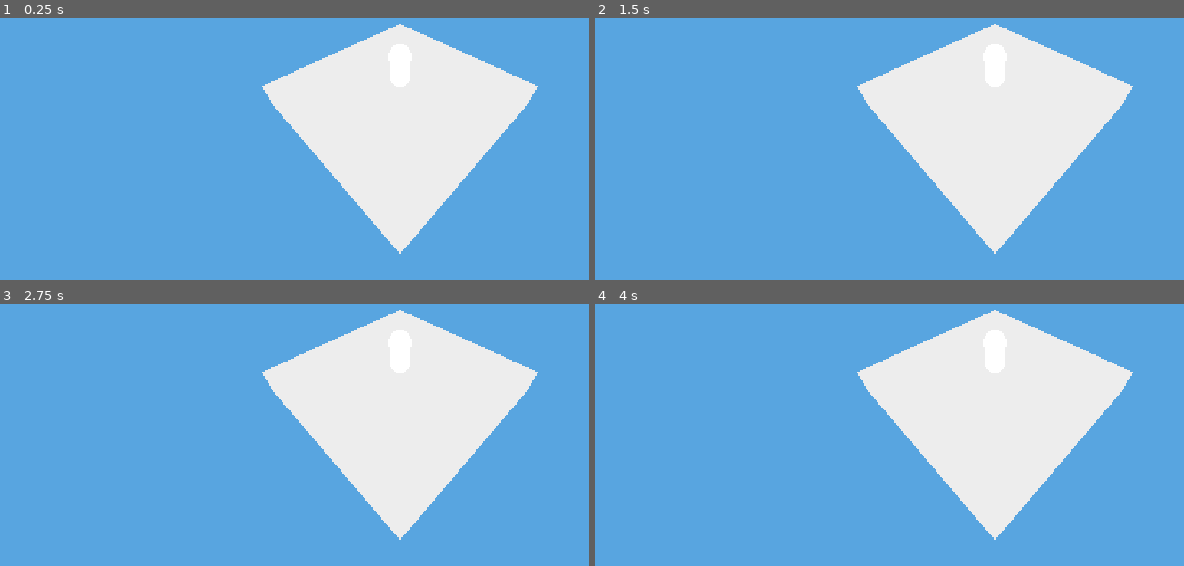
Above: before the commit, frames 1-4 (two rows, left to right).
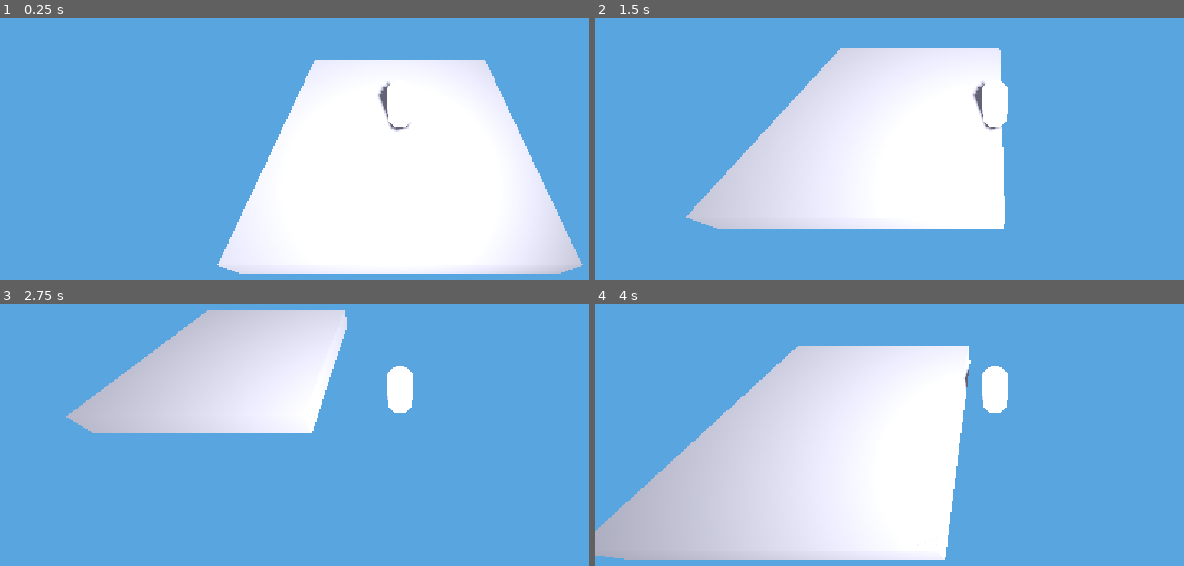
Above: after the commit, the same moments.

Repository: TheRealFlarf/Unnamed-Gamejam-Roguelike
Game: Godot game, scene res://main.tscn
Two runs of this game, one before a commit and one after it. Both use one fixed random seed, a clock stepped at 60 frames per second and the inputs below.
Inputs:
- Up to frame 1 (0.25 s): no input
- Up to frame 2 (1.5 s): tap Enter (ui_accept) at 0.5, 0.77 s; hold D (move_right) 0.53-1.28 s; hold S (move_down) from 1.28 s (still down)
- Up to frame 3 (2.75 s): tap Enter (ui_accept) at 1.52 s; release S (move_down) at 2.03 s; hold D (move_right) from 2.03 s (still down)
- Up to frame 4 (4 s): release D (move_right) at 2.78 s; hold W (move_up) 2.78-3.53 s; tap Enter (ui_accept) at 3.02, 3.77 s; hold A (move_left) from 3.53 s (still down)

The runs differ from the first frame. In frame 1, 23% of the frame differs, in the area x 36-99%, y 2-98%; in frame 2, 28%; in frame 3, 32%; in frame 4, 47%, in the area x 0-92%, y 2-98%.

Commit message:
Things work now maybe

Diff:
--- a/main.tscn
+++ b/main.tscn
@@ -18,7 +18,7 @@
 background_mode = 1
 background_color = Color(0.3470055, 0.6449692, 0.8773423, 1)
 ambient_light_source = 2
-ambient_light_color = Color(1, 1, 1, 1)
+ambient_light_color = Color(0.41957045, 0.42174587, 0.49770743, 1)
 ambient_light_energy = 16.0
 reflected_light_source = 1
 
@@ -47,6 +47,14 @@
 environment = SubResource("Environment_iriu6")
 fov = 90.0
 
+[node name="SpotLight3D" type="SpotLight3D" parent="CameraManager" unique_id=1202905829]
+light_energy = 13.674
+light_volumetric_fog_energy = 0.0
+light_specular = 9.938
+shadow_enabled = true
+spot_range = 44.957
+spot_angle = 60.17
+
 [node name="PlayerManager" type="Node3D" parent="." unique_id=881425537]
 script = ExtResource("4_272bh")
 
--- a/scripts/CameraManager.gd
+++ b/scripts/CameraManager.gd
@@ -2,6 +2,7 @@
 
 @onready var CAMERA := $Camera3D
 @onready var PLAYER := $"../PlayerManager/Player"
+@onready var LIGHT := $SpotLight3D
 
 # Called when the node enters the scene tree for the first time.
 func _ready() -> void:
@@ -10,5 +11,7 @@
 
 # Called every frame. 'delta' is the elapsed time since the previous frame.
 func _process(delta: float) -> void:
-	CAMERA.set_position(PLAYER.position + Vector3(5,5,5))
-	CAMERA.set_rotation_degrees(Vector3(-45,45,0))
+	CAMERA.set_position(PLAYER.position + Vector3(0,5,5))
+	CAMERA.set_rotation_degrees(Vector3(-45,0,0))
+	LIGHT.set_rotation_degrees(CAMERA.rotation_degrees + Vector3(0,20,0))
+	LIGHT.set_position(CAMERA.position + Vector3(1,0,0))
--- a/scripts/PlayerManager.gd
+++ b/scripts/PlayerManager.gd
@@ -40,7 +40,14 @@
 		return
 
 	if check_player_state('EXPLORE'):
-		return
+		var input_dir := Input.get_vector("move_left", "move_right", "move_up", "move_down")
+		var direction := (transform.basis * Vector3(input_dir.x, 0, input_dir.y)).normalized()
+		if direction:
+			PLAYER.velocity.x = direction.x * playerMaxSpeed
+			PLAYER.velocity.z = direction.z * playerMaxSpeed
+		else:
+			PLAYER.velocity.x = move_toward(PLAYER.velocity.x, 0, acceleration)
+			PLAYER.velocity.z = move_toward(PLAYER.velocity.z, 0, acceleration)
 
 	if check_player_state('COMBAT'):
 		return
